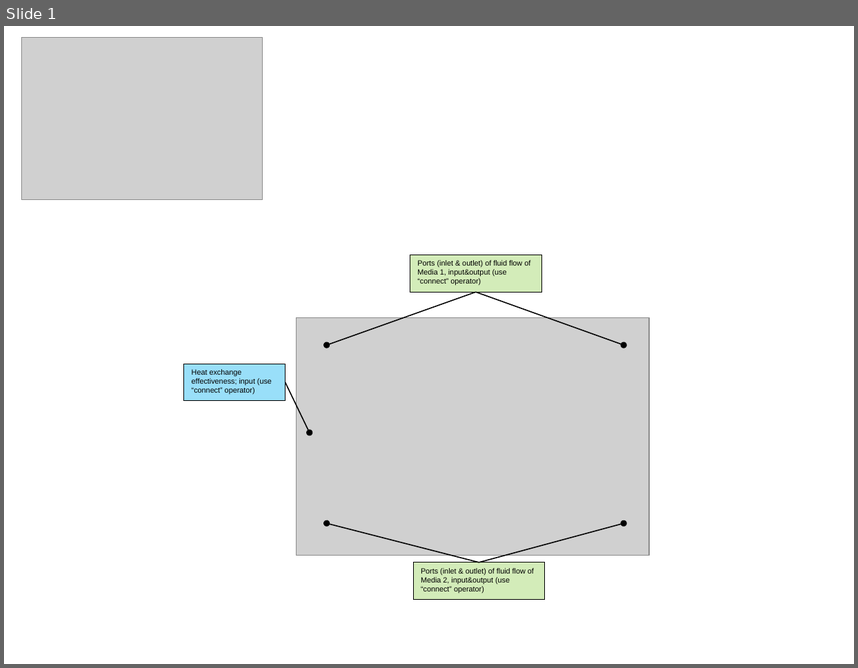
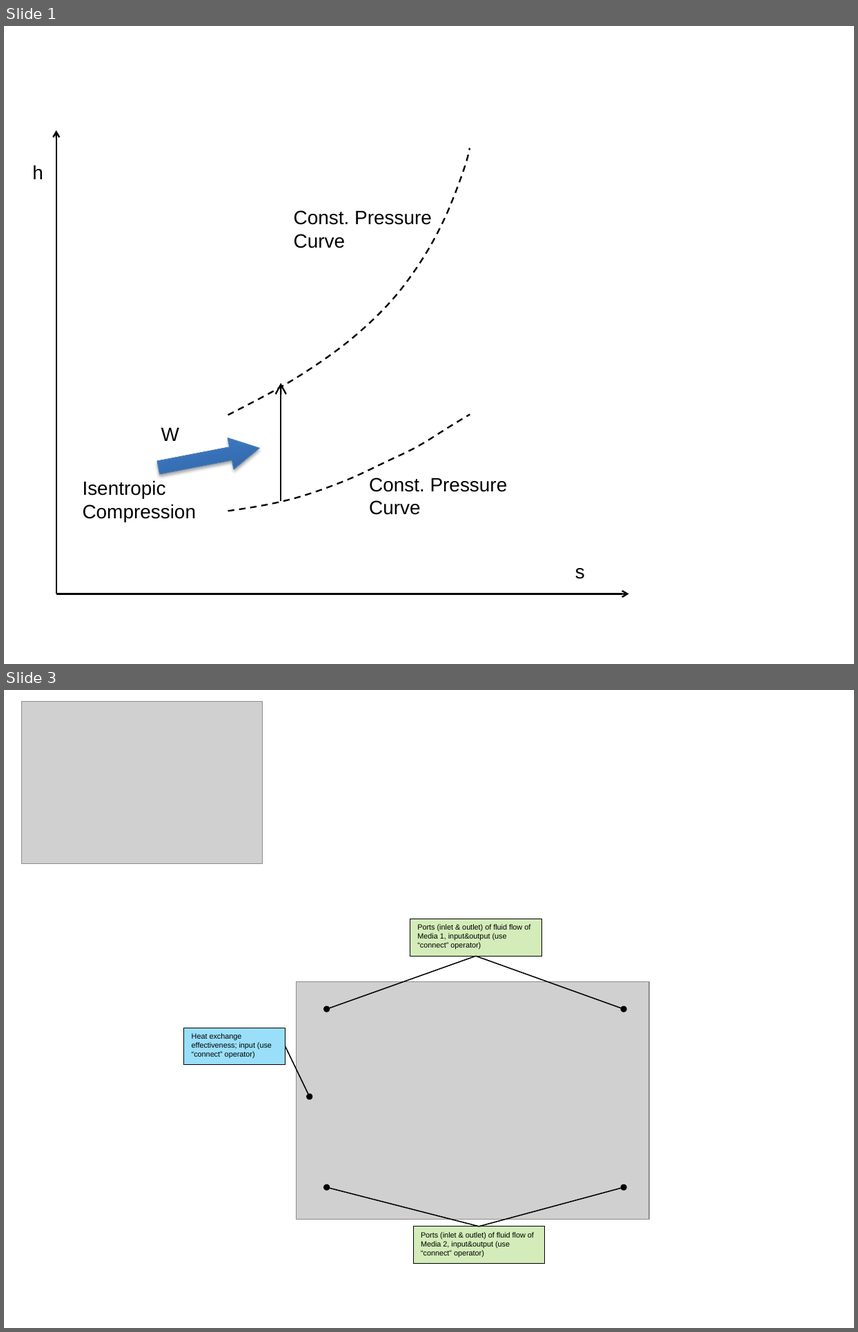
Before and after one commit to zeta-plusplus/FluidSystemComponents, a slide deck: figs/makeFig.pptx. Shown one above the other, each under a label of ours: slide 1 before the commit, slides 1 and 3 after it; the slides between them are not shown. The pictures are 858x668 and 858x1332 pixels, drawn with LibreOffice and Linux fonts; fonts in the diff are those of the drawing; grey boxes stand for pictures. Boxes give left, top, right and bottom in pixels: in the first picture for what was removed or moved away, otherwise in the second. Text is boxed around its words. In the diff, an @@ line names an element or a change of style, - is before the commit and + after.

```diff
--- a/figs/makeFig.pptx
+++ b/figs/makeFig.pptx
@@ slide 1 added at [4,26,854,664], background #FFFFFF @@
@@ arrow added from (56, 594) to (56, 130), #000000 1.5 pt @@
@@ freeform shape added at [228,148,469,414], outline #000000 1.5 pt dashed @@
@@ text added at [32,165,43,179], 18 pt, text #000000 @@
+h
@@ text added at [294,210,432,248], 18 pt, text #000000 @@
+Const. Pressure Curve
@@ arrow added from (281, 501) to (281, 383), #000000 1.5 pt @@
@@ freeform shape added at [228,414,470,510], outline #000000 1.5 pt dashed @@
@@ right arrow added at [155,432,262,483], fill gradient #2F5F99 to #3D7CC7 to #3A7CCB, outline #4B7EBC 0.75 pt @@
@@ text added at [161,427,179,441], 18 pt, text #000000 @@
+W
@@ text added at [83,480,196,521], 18 pt, text #000000 @@
+Isentropic Compression
@@ text added at [369,477,508,515], 18 pt, text #000000 @@
+Const. Pressure Curve
@@ text added at [575,568,585,579], 18 pt, text #000000 @@
+s
@@ arrow added from (56, 594) to (629, 594), #000000 1.5 pt @@
@@ what was slide 1 is now slide 3 @@
```
Also in this commit, not shown: 1 other slide added, 38 slides removed, 23 other files.
